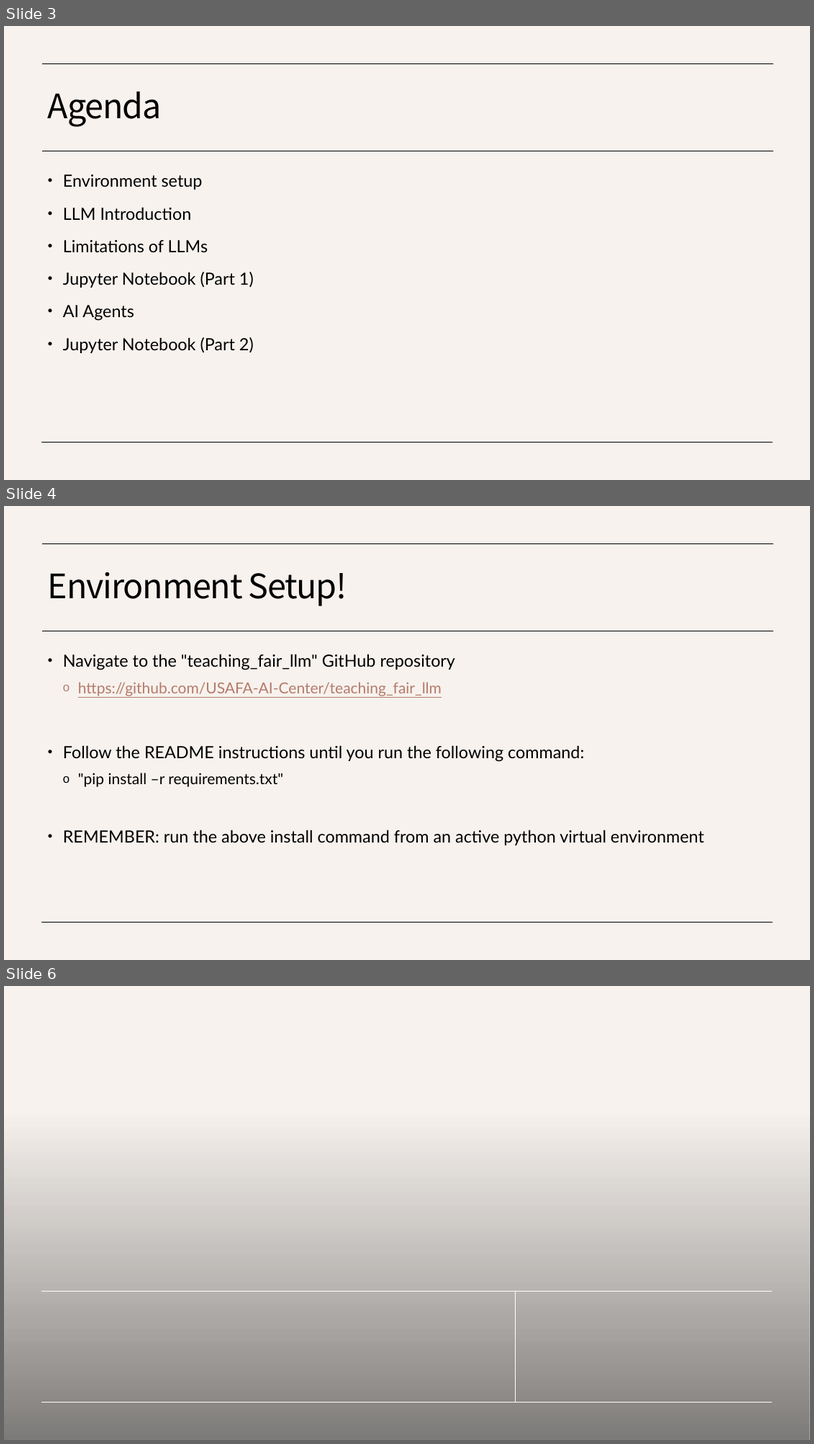
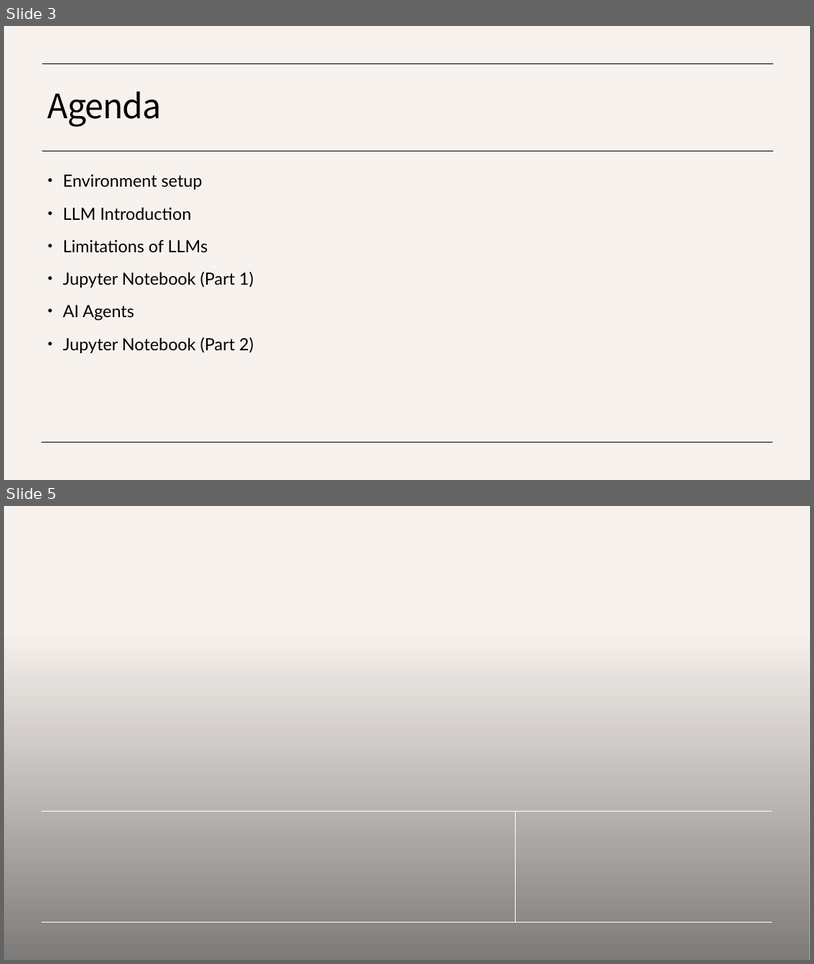
Before and after one commit to USAFA-AI-Center/teaching_fair_llm, a slide deck: Teaching_FAIR_Lesson_1.pptx. Shown one above the other, each under a label of ours: slides 3, 4 and 6 before the commit, slides 3 and 5 after it; the slides between them are not shown. The pictures are 814x1444 and 814x964 pixels, drawn with LibreOffice and Linux fonts; fonts in the diff are those of the drawing; background and template pictures are left out. Boxes give left, top, right and bottom in pixels: in the first picture for what was removed or moved away, otherwise in the second. Text is boxed around its words. In the diff, an @@ line names an element or a change of style, - is before the commit and + after.

Commit message:
update sides

```diff
--- a/Teaching_FAIR_Lesson_1.pptx
+++ b/Teaching_FAIR_Lesson_1.pptx
@@ slide 4 removed at (4,506,810,960), background #F7F2EE; not listed: 3 template elements that a slide beside it also shows @@
@@ title removed at (48,572,347,606) @@
-Environment Setup!
@@ text removed at (63,654,705,845) @@
-• Navigate to the "teaching_fair_llm" GitHub repository
-  o https://github.com/USAFA-AI-Center/teaching_fair_llm
-• Follow the README instructions until you run the following command:
-  o "pip install –r requirements.txt"
-• REMEMBER: run the above install command from an active python virtual environment
@@ what was slide 6 is now slide 5 @@
```
